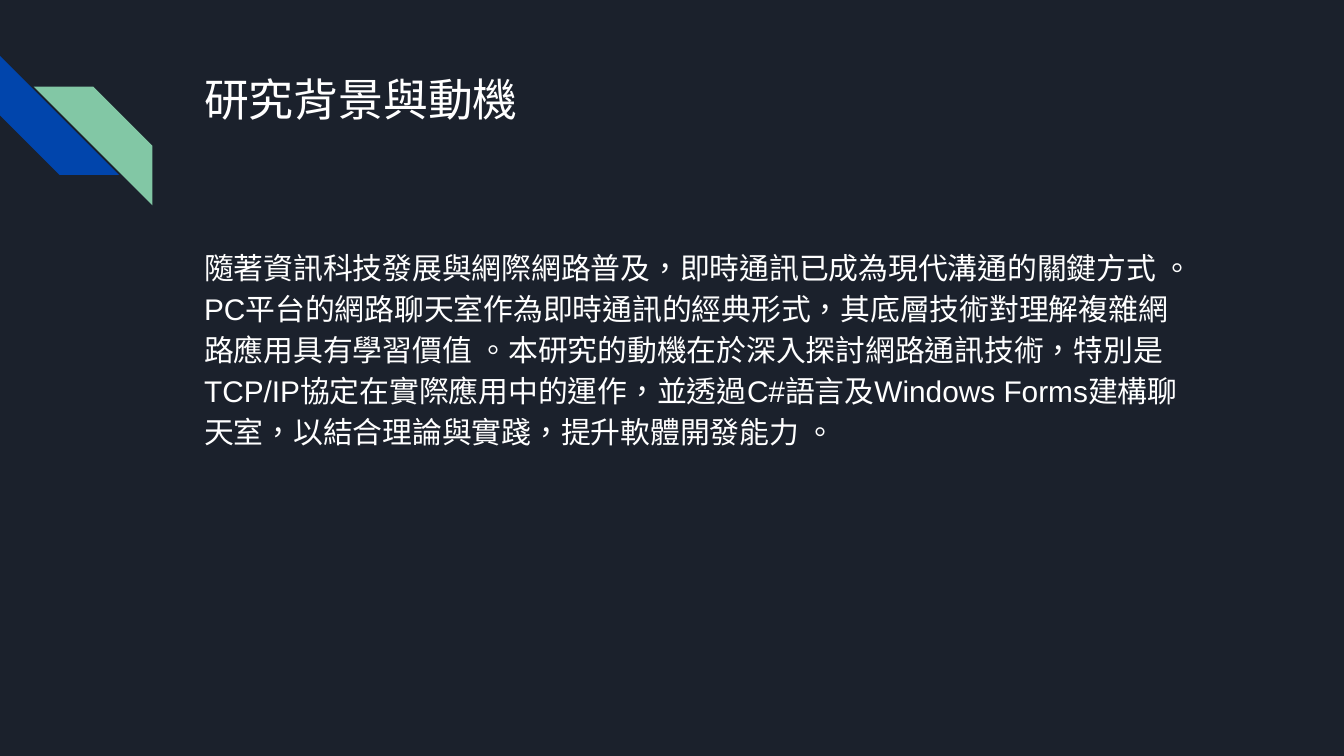
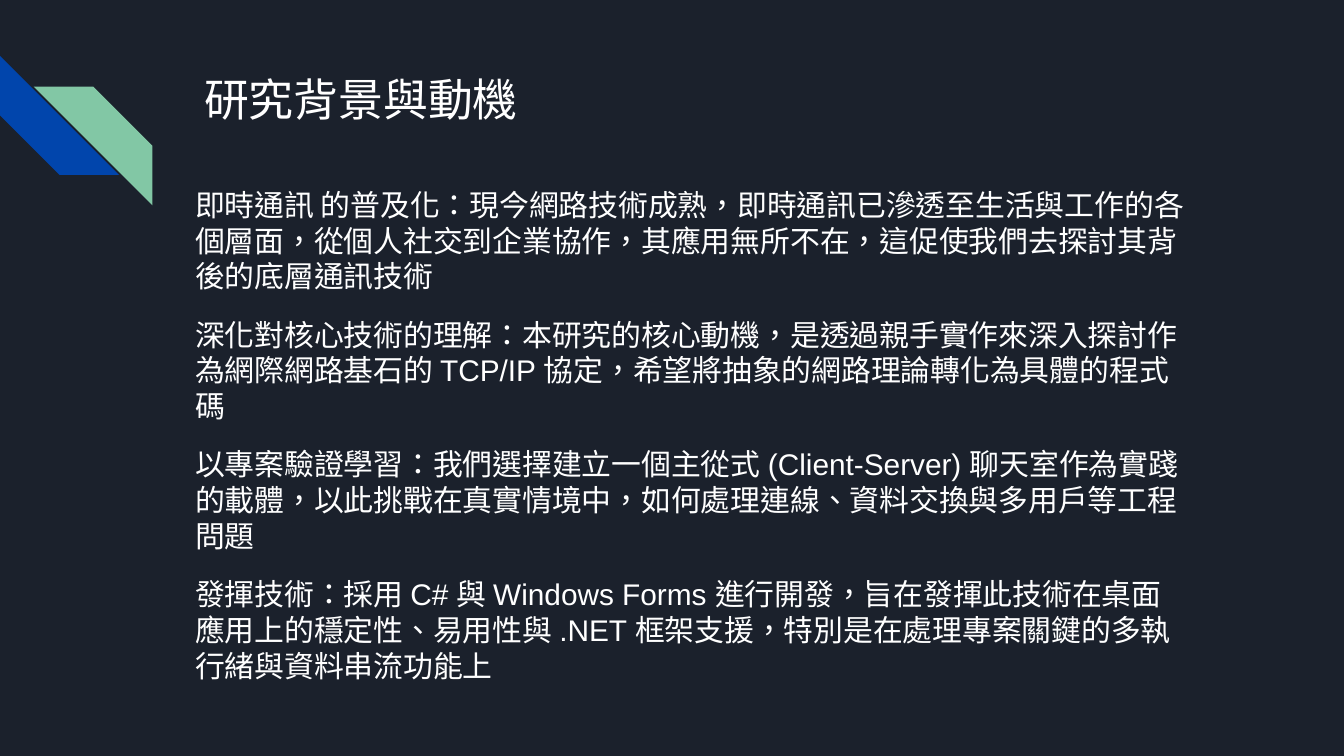
Before and after one commit to wortelbend/C-Sharp_Final, a slide deck: slide 4 of 文件/期末專題 PPT (1).pptx. Drawn at 1344x756 pixels with LibreOffice and Linux fonts; fonts in the diff are those of the drawing. Boxes give left, top, right and bottom in pixels: in the first picture for what was removed or moved away, otherwise in the second. Text is boxed around its words. In the diff, an @@ line names an element or a change of style, - is before the commit and + after.

```diff
--- a/文件/期末專題 PPT (1).pptx
+++ b/文件/期末專題 PPT (1).pptx
@@ text at bbox=[195, 191, 1184, 680]: text changed @@
-隨著資訊科技發展與網際網路普及，即時通訊已成為現代溝通的關鍵方式 。PC平台的網路聊天室作為即時通訊的經典形式，其底層技術對理解複雜網路應用具有學習價值 。本研究的動機在於深入探討網路通訊技術，特別是TCP/IP協定在實際應用中的運作，並透過C#語言及Windows Forms建構聊天室，以結合理論與實踐，提升軟體開發能力 。
+即時通訊 的普及化：現今網路技術成熟，即時通訊已滲透至生活與工作的各個層面，從個人社交到企業協作，其應用無所不在，這促使我們去探討其背後的底層通訊技術
+深化對核心技術的理解：本研究的核心動機，是透過親手實作來深入探討作為網際網路基石的 TCP/IP 協定，希望將抽象的網路理論轉化為具體的程式碼
+以專案驗證學習：我們選擇建立一個主從式 (Client-Server) 聊天室作為實踐的載體，以此挑戰在真實情境中，如何處理連線、資料交換與多用戶等工程問題
+發揮技術：採用 C# 與 Windows Forms 進行開發，旨在發揮此技術在桌面應用上的穩定性、易用性與 .NET 框架支援，特別是在處理專案關鍵的多執行緒與資料串流功能上
```
Also in this commit, not shown: 5 other slides changed, 1 slide added, 2 slides removed.
